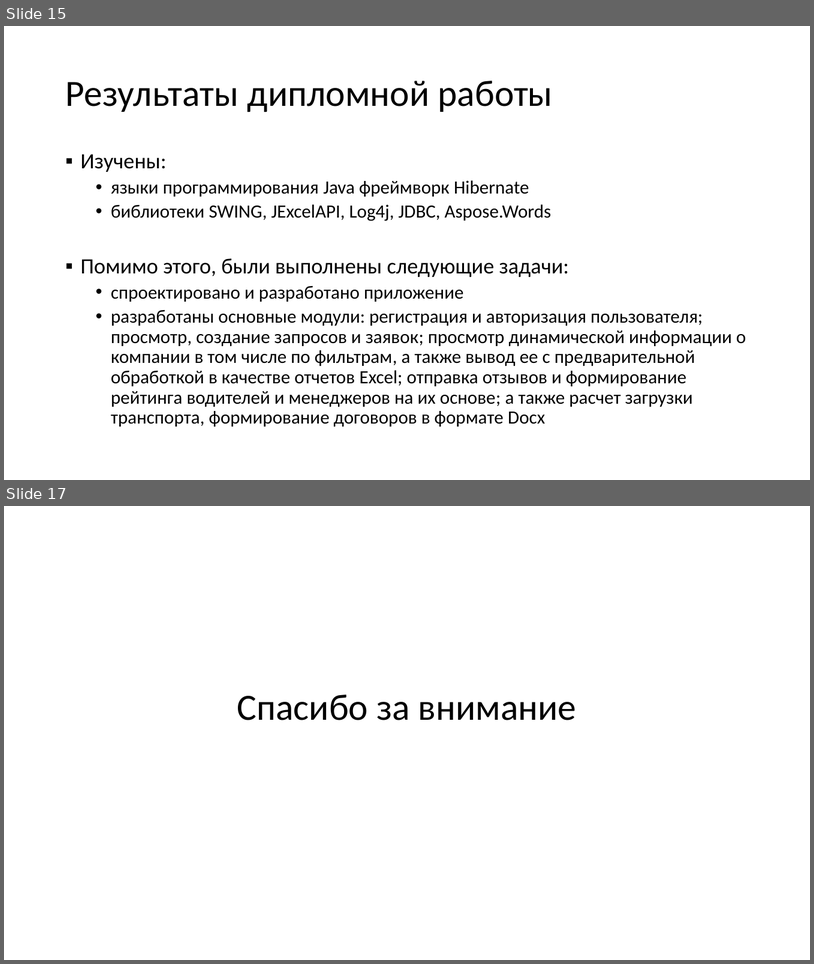
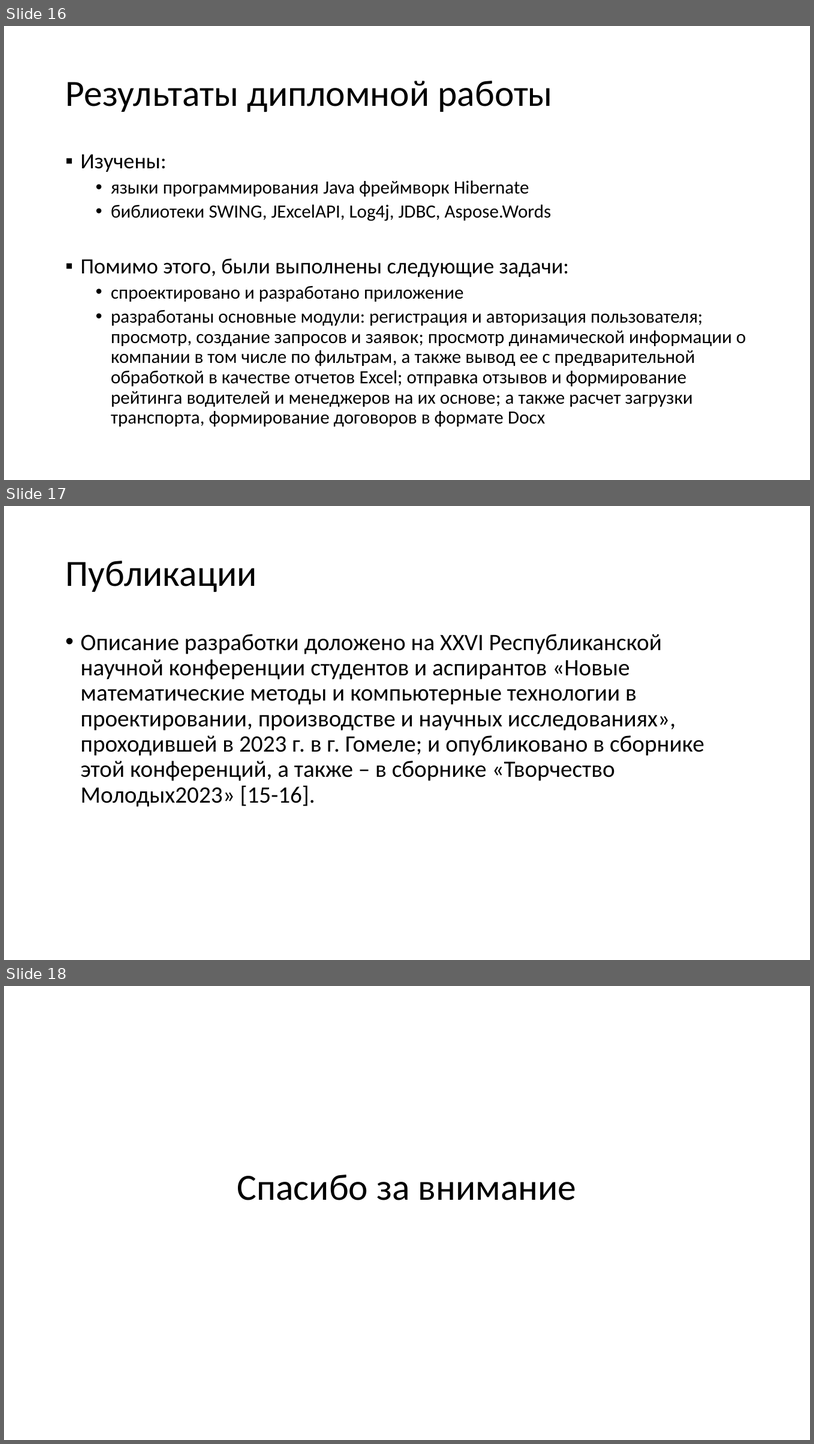
Before and after one commit to gromov-nikita/diplomHUB, a slide deck: diplom v2.0/doc/Презентация.pptx. Shown one above the other, each under a label of ours: slides 15 and 17 before the commit, slides 16, 17 and 18 after it; the slides between them are not shown. The pictures are 814x964 and 814x1444 pixels, drawn with LibreOffice and Linux fonts; fonts in the diff are those of the drawing. Boxes give left, top, right and bottom in pixels: in the first picture for what was removed or moved away, otherwise in the second. Text is boxed around its words. In the diff, an @@ line names an element or a change of style, - is before the commit and + after.

```diff
--- a/diplom v2.0/doc/Презентация.pptx
+++ b/diplom v2.0/doc/Презентация.pptx
@@ slide 17 added at box(4, 506, 810, 960), background #FFFFFF @@
@@ title added at box(65, 561, 257, 592), 44 pt, text #000000 @@
+Публикации
@@ text added at box(81, 634, 705, 807), 28 pt, text #000000 @@
+• Описание разработки доложено на XXVI Республиканской научной конференции студентов и аспирантов «Новые математические методы и компьютерные технологии в проектировании, производстве и научных исследованиях», проходившей в 2023 г. в г. Гомеле; и опубликовано в сборнике этой конференций, а также – в сборнике «Творчество Молодых2023» [15-16].
@@ what was slide 15 is now slide 16 @@
@@ what was slide 17 is now slide 18 @@
```
Also in this commit, not shown: 2 slides changed, 1 other slide added, 1 slide removed, 2 other files.
